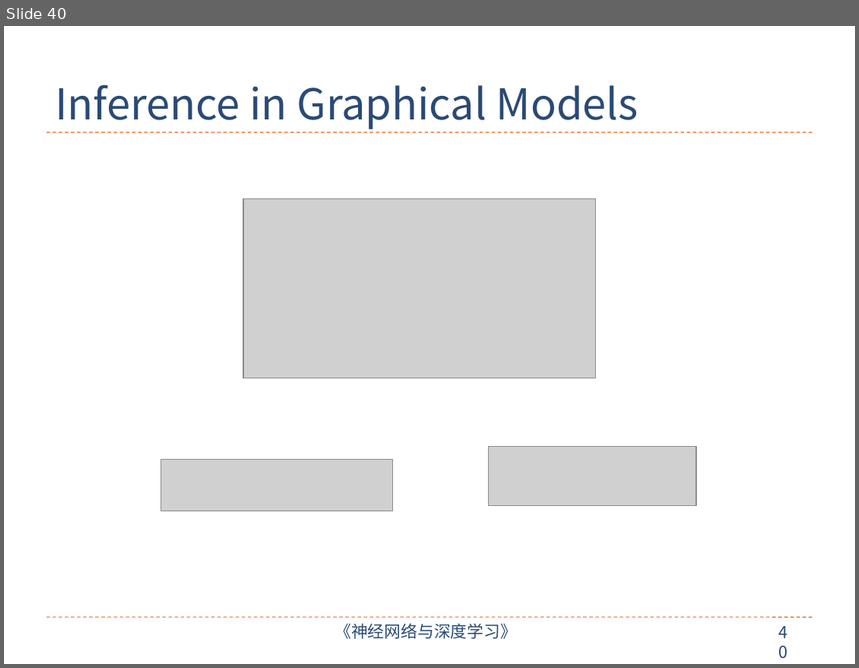
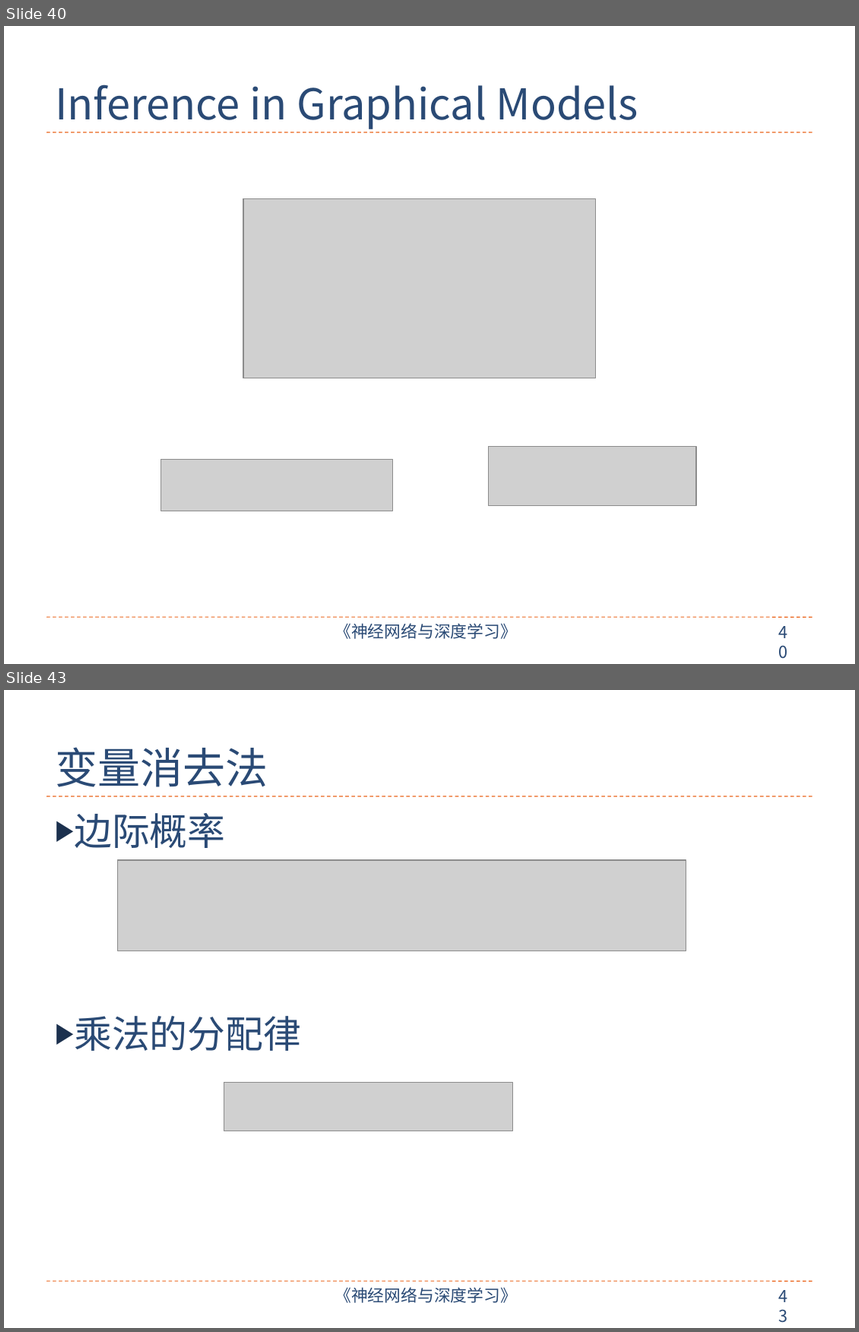
Before and after one commit to nndl/nndl.github.io, a slide deck: ppt/chap-概率图模型.pptx. Shown one above the other, each under a label of ours: slide 40 before the commit, slides 40 and 43 after it; the slides between them are not shown. The pictures are 859x668 and 859x1332 pixels, drawn with LibreOffice and Linux fonts; fonts in the diff are those of the drawing; grey boxes stand for pictures. Boxes give left, top, right and bottom in pixels: in the first picture for what was removed or moved away, otherwise in the second. Text is boxed around its words. In the diff, an @@ line names an element or a change of style, - is before the commit and + after.

```diff
--- a/ppt/chap-概率图模型.pptx
+++ b/ppt/chap-概率图模型.pptx
@@ slide 43 added at box(4, 690, 855, 1328), background #FFFFFF; not listed: 4 template elements that a slide beside it also shows @@
@@ title added at box(55, 747, 268, 787), 36 pt, text #2A4A75 @@
+变量消去法
@@ text added at box(74, 813, 301, 1051), 32 pt, text #2A4A75 @@
+▶ 边际概率
+▶ 乘法的分配律
@@ picture added at box(117, 860, 686, 951) @@
@@ picture added at box(224, 1082, 513, 1131) @@
```
Also in this commit, not shown: 1 slide changed, 14 other slides added, 5 slides removed, 3 other files.
